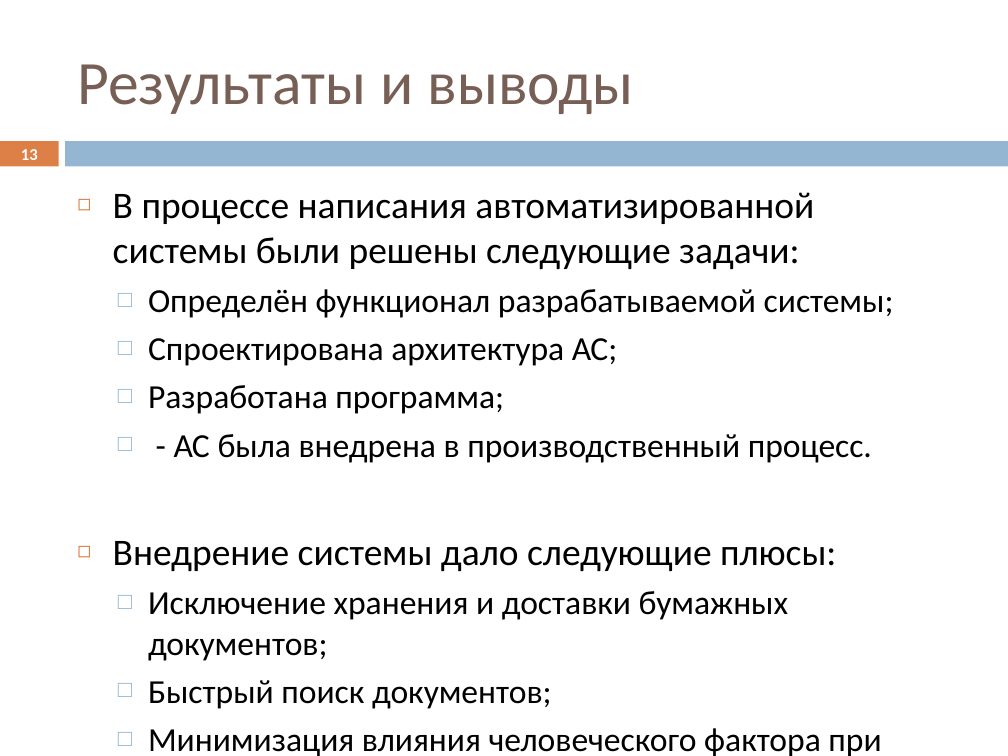
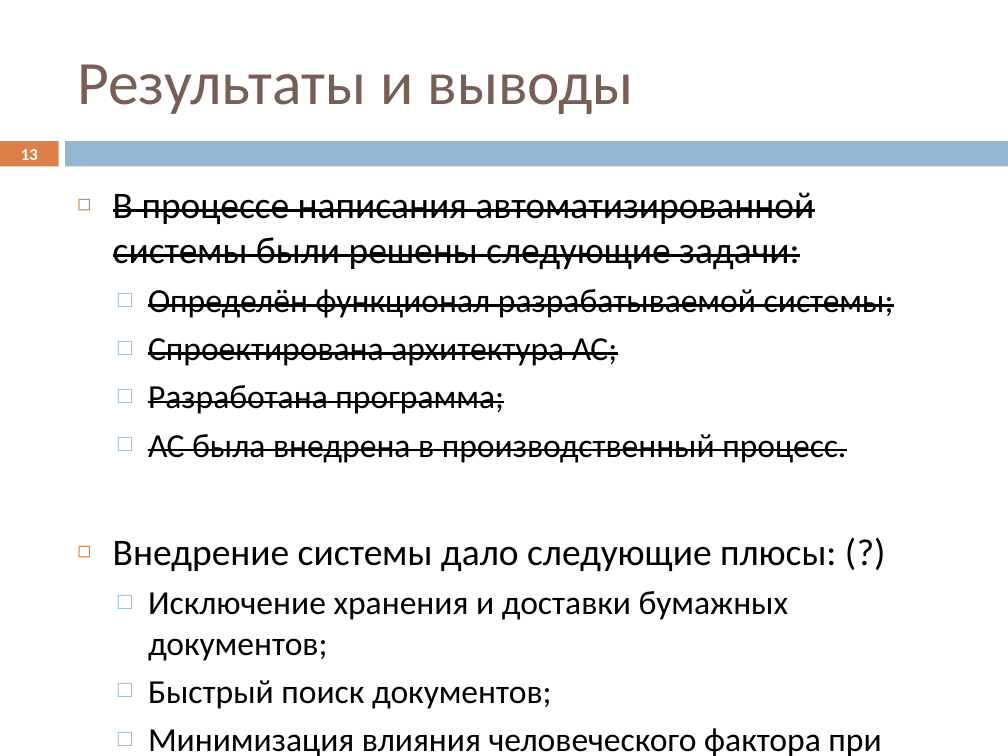
Before and after one commit to Datel777/DIPLOM, a slide deck: slide 13 of Презентация psv46.pptx. Drawn at 1008x756 pixels with LibreOffice and Linux fonts; fonts in the diff are those of the drawing. Boxes give left, top, right and bottom in pixels: in the first picture for what was removed or moved away, otherwise in the second. Text is boxed around its words. In the diff, an @@ line names an element or a change of style, - is before the commit and + after.

```diff
--- a/Презентация psv46.pptx
+++ b/Презентация psv46.pptx
@@ text at (113, 192, 894, 414): strikethrough on in "В процессе написания автоматизированной системы были решены ...", "Определён функционал разрабатываемой системы;", "Спроектирована архитектура АС;", "Разработана программа;" @@
@@ text at (113, 434, 846, 571): text changed @@
-  □ - АС была внедрена в производственный процесс.
-◻ Внедрение системы дало следующие плюсы:
+  □ АС была внедрена в производственный процесс.
+◻ Внедрение системы дало следующие плюсы: (?)
```
Also in this commit, not shown: 7 other slides changed, 2 slides added, 2 slides removed, 11 other files.
